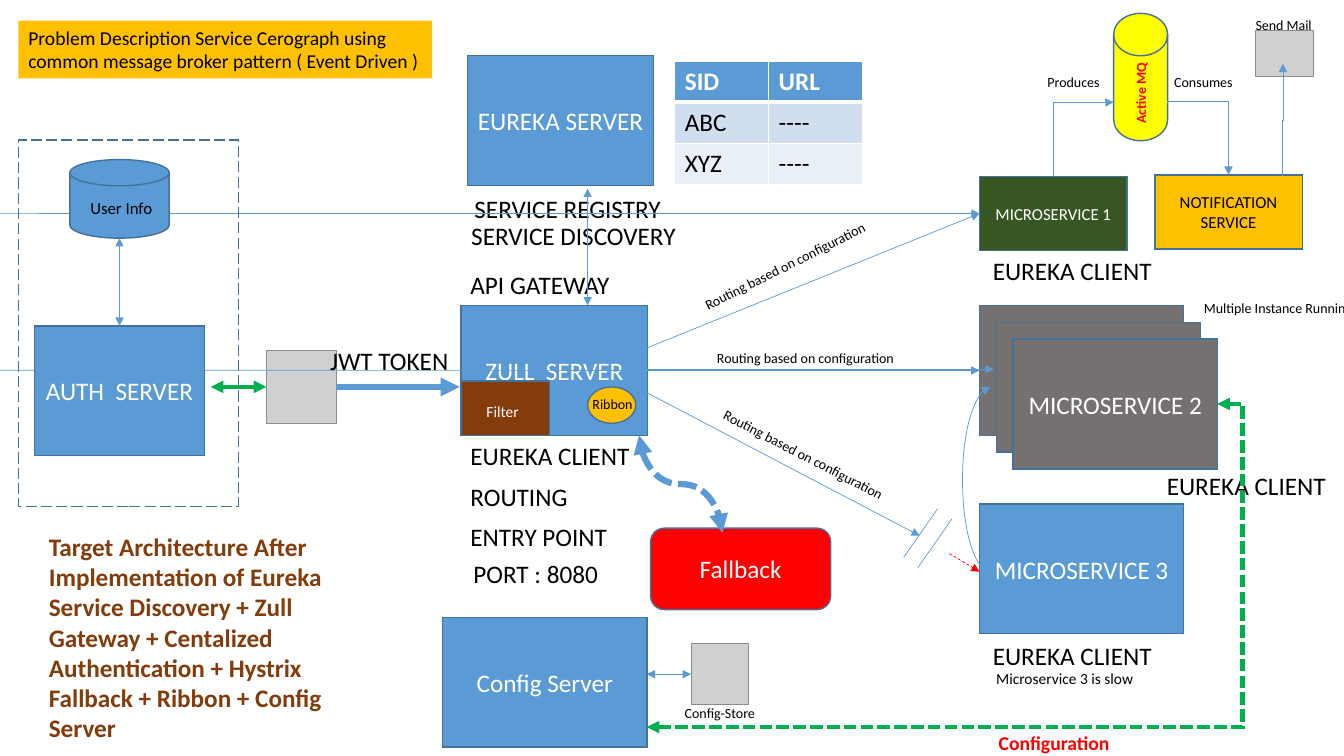
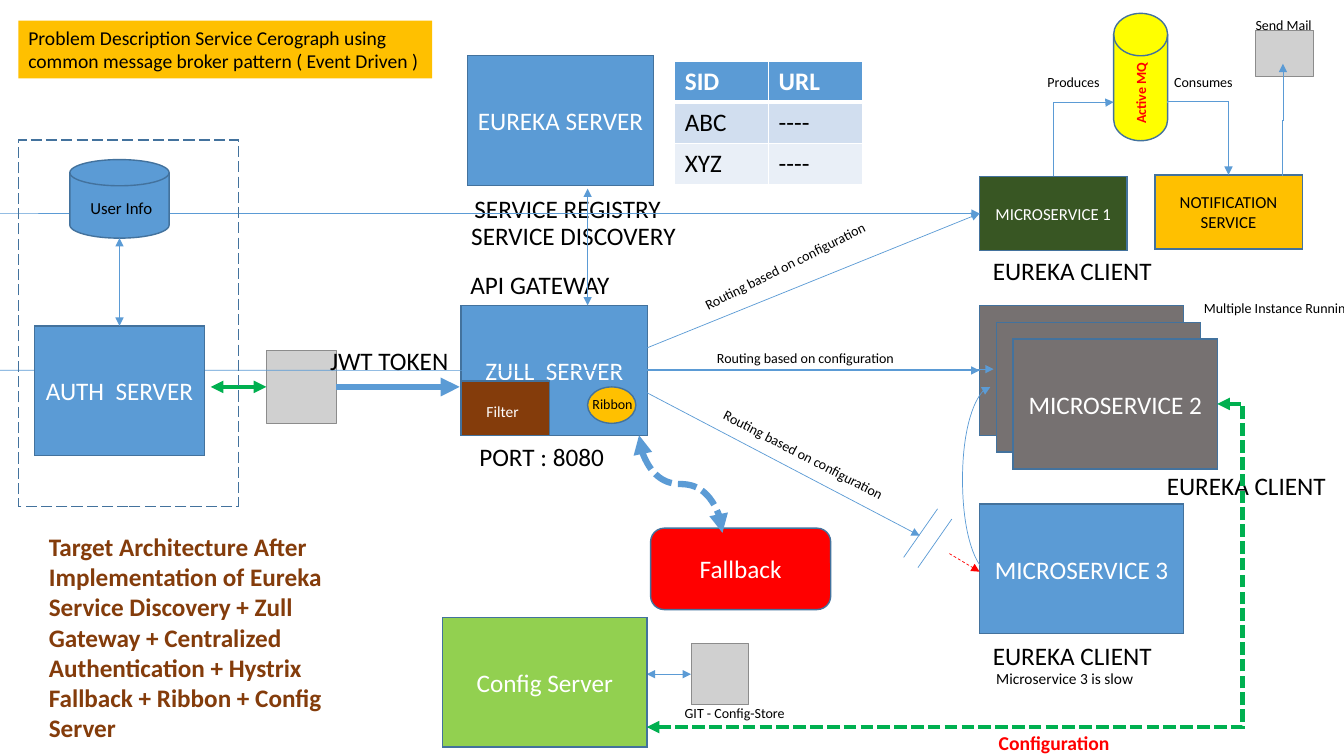
Before and after one commit to krishmetalhead/microservices, a slide deck: slide 29 of Microservice_Architecture_Defined.pptx (slide 26 before the commit). Drawn at 1344x756 pixels with LibreOffice and Linux fonts; fonts in the diff are those of the drawing; grey boxes stand for pictures. Boxes give left, top, right and bottom in pixels: in the first picture for what was removed or moved away, otherwise in the second. Text is boxed around its words. In the diff, an @@ line names an element or a change of style, - is before the commit and + after.

Commit message:
Updated
Updated

```diff
--- a/Microservice_Architecture_Defined.pptx
+++ b/Microservice_Architecture_Defined.pptx
@@ text "PORT : 8080": place and size @@
-text "PORT : 8080" at (473, 565, 598, 584)
+text "PORT : 8080" at (479, 448, 604, 467)
@@ text removed at (470, 448, 629, 466) @@
-EUREKA CLIENT
@@ text removed at (470, 489, 567, 507) @@
-ROUTING
@@ text at (49, 538, 321, 738): text changed @@
-Target Architecture After Implementation of Eureka Service Discovery + Zull Gateway + Centalized Authentication + Hystrix Fallback + Ribbon + Config Server
+Target Architecture After Implementation of Eureka Service Discovery + Zull Gateway + Centralized Authentication + Hystrix Fallback + Ribbon + Config Server
@@ text removed at (470, 529, 607, 546) @@
-ENTRY POINT
@@ rectangle "Config Server" at (443, 617, 647, 747): fill #5B9BD5 to #92D050 @@
@@ text at (685, 708, 784, 721): text changed @@
-Config-Store
+GIT - Config-Store
```
Also in this commit, not shown: 5 other slides changed, 6 slides added, 3 slides removed.
